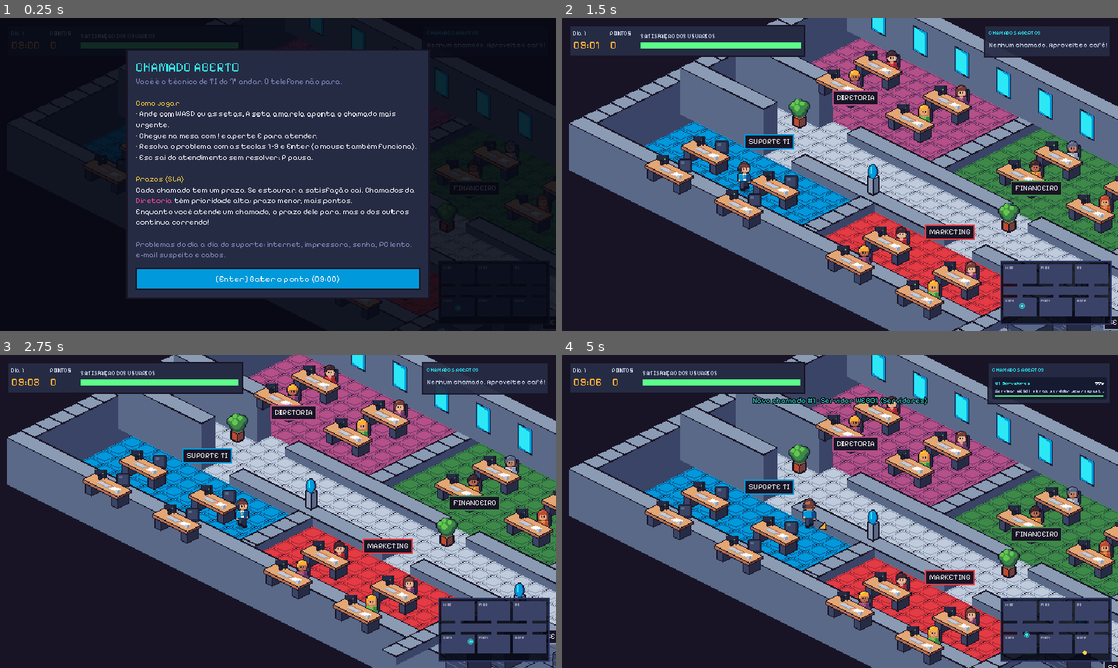
Above: before the commit, frames 1-4 (two rows, left to right).
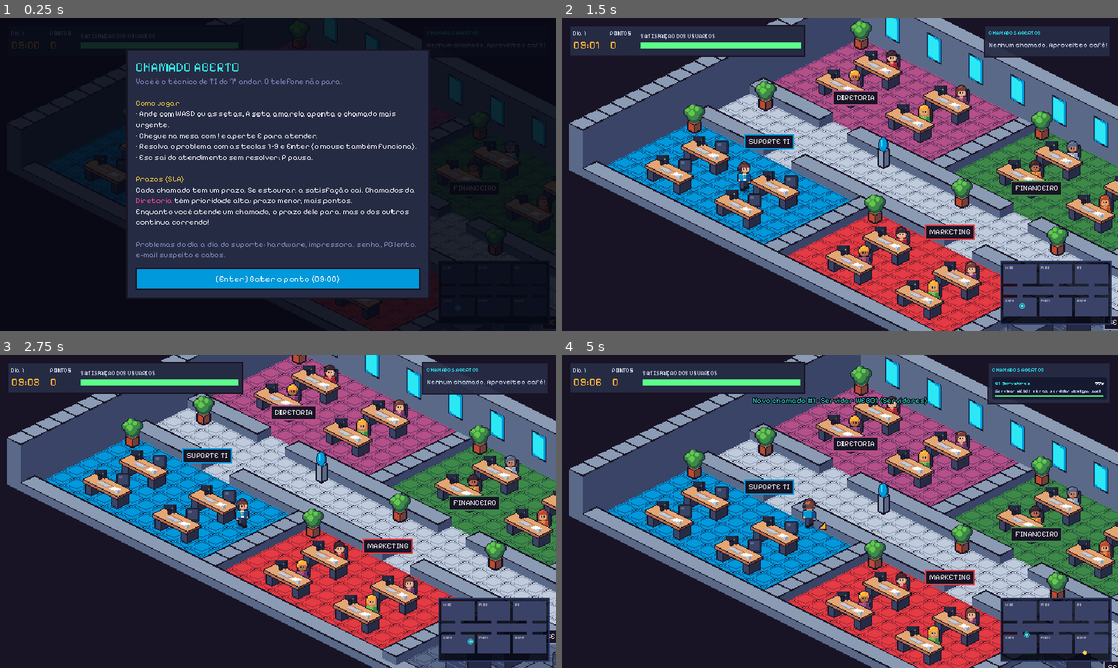
Above: after the commit, the same moments.

Repository: cimiano2/chamado-aberto
Game: Godot game, scene res://scenes/main.tscn
The game is run twice, just before and just after one commit, with the same random seed, the same clock (stepped at 60 frames per second) and the same inputs.
Inputs (mouse positions are in pixels of both pictures, inside the frame that each line leads up to):
- Up to frame 1 (0.25 s): no input
- Up to frame 2 (1.5 s): click "[Enter] Bater o ponto (09:00)" at 0.5 s; tap Enter at 1.25, 1.35 s; move the mouse to (962, 158) at 1.27 s; hold D from 1.28 s (still down); click (962, 158) at 1.42 s
- Up to frame 3 (2.75 s): tap Space at 1.52, 2.27 s; move the mouse to (166, 527) at 2.02 s; release D at 2.03 s; hold S from 2.03 s (still down); tap Keypad Enter at 2.1 s
- Up to frame 4 (5 s): move the mouse to (895, 442) at 2.77 s; release S at 2.78 s; hold D 2.78-3.5 s; tap P at 2.85 s; click "[Enter] Voltar ao trabalho" at 3.5 s; tap Space at 4.25, 4.52 s; move the mouse to (812, 574) at 4.27 s; hold W from 4.28 s (still down); tap E at 4.35 s; click (812, 574) at 4.42 s

The runs differ from the first frame. In frame 1, 0.3% of the frame differs, in the area x 12-91%, y 29-98%; in frame 2, 18%, in the area x 2-99%, y 0-100%; in frame 3, 17%; in frame 4, 18%.

Commit message:
Cenário revisado e chamado de hardware no lugar de redes
- Corrige paredes: só as do fundo do andar são altas; antes a borda da
  frente inteira virava parede alta e escondia as salas da frente
- Decoração encostada na parede do fundo do corredor e uma planta no
  canto de cada sala
- Testes de cenário: nada fora das salas, portas livres, toda mesa
  alcançável e nenhuma parede alta na frente
- Chamado de rede trocado por defeito de hardware (RAM, fonte, cabo de
  vídeo, cooler, bateria da placa-mãe, HD, teclado), adequado ao
  1º semestre
- tests/overview.gd renderiza o andar inteiro para revisão

Co-Authored-By: Claude Opus 5.5 <noreply@anthropic.com>
Claude-Session: https://claude.ai/code/session_01ULB8X8jtmR9iGJQHphwBcx

Diff:
--- a/scripts/helpdesk.gd
+++ b/scripts/helpdesk.gd
@@ -39,22 +39,24 @@
 
 
 # ====================================================================
-# Rede: cenários de diagnóstico (saída de comando → causa)
+# Hardware: sintoma → componente com defeito (conteúdo do 1º semestre)
 # ====================================================================
 
-const NETWORK := [
-	{"cause": "Cabo de rede desconectado ou solto", "fix": "Encaixar o cabo de rede (conector RJ45) até ouvir o clique.",
-	 "out": "C:\\> ipconfig\n\nAdaptador Ethernet:\n   Estado da mídia . . . : Mídia desconectada"},
-	{"cause": "Não recebeu IP do servidor DHCP", "fix": "Endereço 169.254.x.x é automático (APIPA): renovar com ipconfig /renew e checar o DHCP.",
-	 "out": "C:\\> ipconfig\n\nAdaptador Ethernet:\n   Endereço IPv4 . . . : 169.254.37.12\n   Gateway Padrão . . . :"},
-	{"cause": "Problema de DNS (nomes não resolvem)", "fix": "O IP responde, mas o nome não: corrigir o servidor DNS ou limpar o cache (ipconfig /flushdns).",
-	 "out": "C:\\> ping 8.8.8.8\nResposta de 8.8.8.8: tempo=14ms\n\nC:\\> ping google.com\nA solicitação ping não pôde encontrar o host google.com."},
-	{"cause": "Gateway configurado errado", "fix": "O gateway está fora da rede do PC: ajustar para 192.168.1.1.",
-	 "out": "C:\\> ipconfig\n   Endereço IPv4 . . . : 192.168.1.50\n   Gateway Padrão . . . : 192.168.2.1\n\nC:\\> ping 192.168.2.1\nHost de destino inacessível."},
-	{"cause": "Modo avião ligado (Wi-Fi desativado)", "fix": "Desligar o modo avião e reconectar ao Wi-Fi da empresa.",
-	 "out": "Configurações > Rede\n\n   Modo avião . . . : ATIVADO\n   Wi-Fi . . . . . . : desligado"},
-	{"cause": "IP duplicado na rede", "fix": "Dois equipamentos com o mesmo IP: deixar o PC pegar IP automático pelo DHCP.",
-	 "out": "Aviso do Windows:\n\n   Conflito de endereço IP detectado.\n   Outro dispositivo nesta rede está usando o\n   endereço IP 192.168.1.20."},
+const HARDWARE := [
+	{"part": "Memória RAM mal encaixada", "fix": "Desligar, tirar a memória, limpar os contatos com borracha e encaixar de novo até travar.",
+	 "symptom": "Liga, as ventoinhas giram, mas o PC dá vários BIPES e não aparece nada na tela."},
+	{"part": "Fonte de alimentação", "fix": "Conferir o cabo de força e a chave da fonte; se continuar, trocar a fonte.",
+	 "symptom": "Aperto o botão e não acontece NADA: nenhuma luz, nenhuma ventoinha, nenhum barulho."},
+	{"part": "Cabo de vídeo do monitor", "fix": "Encaixar firme o cabo HDMI/VGA no monitor e no PC e escolher a entrada certa no monitor.",
+	 "symptom": "O PC liga normal (luz acesa e ventoinha girando), mas o monitor diz \"Sem sinal\"."},
+	{"part": "Cooler sujo (superaquecimento)", "fix": "Limpar a poeira do cooler e das saídas de ar; conferir a pasta térmica.",
+	 "symptom": "O PC desliga sozinho depois de uns minutos e a lateral do gabinete fica muito quente."},
+	{"part": "Bateria da placa-mãe", "fix": "Trocar a bateria redonda (CR2032) da placa-mãe e acertar data e hora.",
+	 "symptom": "Toda vez que ligo, a data e a hora voltam para 01/01/2000."},
+	{"part": "HD com defeito", "fix": "Fazer backup URGENTE dos arquivos e trocar o HD (de preferência por um SSD).",
+	 "symptom": "O PC está lentíssimo para abrir arquivos e faz um barulho de \"tec... tec...\" lá dentro."},
+	{"part": "Teclado desconectado", "fix": "Reconectar o teclado na porta USB (ou trocar as pilhas, se for sem fio).",
+	 "symptom": "A tela de senha aparece, mas nenhuma tecla funciona e as luzes do teclado estão apagadas."},
 ]
 
 
--- a/scripts/main.gd
+++ b/scripts/main.gd
@@ -408,7 +408,7 @@
 Cada chamado tem um prazo. Se estourar, a satisfação cai. Chamados da [color=#ff4fa3]Diretoria[/color] têm prioridade alta: prazo menor, mais pontos.
 Enquanto você atende um chamado, o prazo [b]dele[/b] para, mas o dos outros continua correndo!
 
-[color=#8592c4]Problemas do dia a dia do suporte: internet, impressora, senha, PC lento, e-mail suspeito e cabos.[/color]"""
+[color=#8592c4]Problemas do dia a dia do suporte: hardware, impressora, senha, PC lento, e-mail suspeito e cabos.[/color]"""
 	_overlay_button.text = "[Enter] Bater o ponto (09:00)"
 	_overlay.visible = true
 
--- a/scripts/office_map.gd
+++ b/scripts/office_map.gd
@@ -15,11 +15,11 @@
 ## Salas alinhadas à grade (12 x 7 ladrilhos cada).
 var rooms: Array[Dictionary] = [
 	{"name": "DIRETORIA", "rect": Rect2(64, 64, 768, 448), "floor": "diretoria", "kinds": ["password", "phishing", "printer", "cables"], "priority": true},
-	{"name": "FINANCEIRO", "rect": Rect2(896, 64, 768, 448), "floor": "financeiro", "kinds": ["printer", "network", "password", "slow"], "priority": false},
+	{"name": "FINANCEIRO", "rect": Rect2(896, 64, 768, 448), "floor": "financeiro", "kinds": ["printer", "hardware", "password", "slow"], "priority": false},
 	{"name": "RH", "rect": Rect2(1728, 64, 768, 448), "floor": "rh", "kinds": ["password", "phishing", "printer", "slow"], "priority": false},
 	{"name": "SUPORTE TI", "rect": Rect2(64, 832, 768, 448), "floor": "suporte", "kinds": [], "priority": false},
-	{"name": "MARKETING", "rect": Rect2(896, 832, 768, 448), "floor": "marketing", "kinds": ["slow", "cables", "network", "phishing"], "priority": false},
-	{"name": "SERVIDORES", "rect": Rect2(1728, 832, 768, 448), "floor": "servidores", "kinds": ["network", "slow"], "priority": false},
+	{"name": "MARKETING", "rect": Rect2(896, 832, 768, 448), "floor": "marketing", "kinds": ["slow", "cables", "hardware", "phishing"], "priority": false},
+	{"name": "SERVIDORES", "rect": Rect2(1728, 832, 768, 448), "floor": "servidores", "kinds": ["hardware", "slow"], "priority": false},
 ]
 var hall := Rect2(64, 576, 2432, 192)
 var world_rect := Rect2(0, 0, 2560, 1344)
@@ -133,15 +133,19 @@
 				desks.append(d)
 	floors.append(hall)
 	floors.append_array(doors)
-	# decoração no corredor (também bloqueia)
-	for x in [320.0, 1280.0, 2240.0]:
-		var c := Vector2(x, hall.position.y + 26)
+	# decoração encostada na parede do fundo do corredor, entre as portas (também bloqueia)
+	for item in [["plant", 160.0], ["cooler", 700.0], ["plant", 1060.0], ["plant", 1500.0],
+			["cooler", 1880.0], ["plant", 2380.0]]:
+		var c := Vector2(item[1], hall.position.y + 22)
+		props.append({"kind": item[0], "center": c})
+		obstacles.append(Rect2(c - Vector2(16, 16), Vector2(32, 32)))
+	# uma planta no canto do fundo de cada sala
+	for room in rooms:
+		if room.name == "SERVIDORES":
+			continue   # ficaria escondida atrás dos racks
+		var c: Vector2 = room.rect.position + Vector2(36, 36)
 		props.append({"kind": "plant", "center": c})
-		obstacles.append(Rect2(c - Vector2(16, 16), Vector2(32, 32)))
-	for x in [800.0, 1760.0]:
-		var c := Vector2(x, hall.end.y - 24)
-		props.append({"kind": "cooler", "center": c})
-		obstacles.append(Rect2(c - Vector2(14, 14), Vector2(28, 28)))
+		obstacles.append(Rect2(c - Vector2(18, 18), Vector2(36, 36)))
 	_build_walls()
 
 
@@ -157,11 +161,21 @@
 			if tx < cols:
 				var c := Vector2(tx * g + g / 2, ty * g + g / 2)
 				solid = not _in_floor(c)
-			if solid and run_start < 0:
+			if solid and run_start >= 0 and tx == 1:
+				# a coluna da borda oeste fica num bloco separado (só ela é alta)
+				walls.append(Rect2(0, ty * g, g, g))
+				run_start = 1
+			elif solid and run_start < 0:
 				run_start = tx
 			elif not solid and run_start >= 0:
 				walls.append(Rect2(run_start * g, ty * g, (tx - run_start) * g, g))
 				run_start = -1
+
+
+## Paredes do fundo (borda norte e coluna oeste) são altas; as da frente são baixas
+## para nunca esconder o que está dentro das salas.
+func is_back_wall(w: Rect2) -> bool:
+	return w.position.y < 64 or (w.position.x < 64 and w.size.x <= 64)
 
 
 func _in_floor(p: Vector2) -> bool:
@@ -220,7 +234,7 @@
 	var sorted := walls.duplicate()
 	sorted.sort_custom(func(a, b): return a.get_center().x + a.get_center().y < b.get_center().x + b.get_center().y)
 	for w in sorted:
-		var high: bool = w.position.y < 64 or w.position.x < 64
+		var high := is_back_wall(w)
 		_iso_box(ci, w, WALL_HIGH if high else WALL_LOW, C_WALL_TOP, C_WALL_L, C_WALL_R)
 		if high and w.position.y < 64:
 			_draw_windows(ci, w)
--- /dev/null
+++ b/scripts/tasks/task_hardware.gd
@@ -0,0 +1,77 @@
+extends TaskBase
+## "O PC não liga direito": ler o sintoma e descobrir qual peça está com problema (2 casos).
+
+const ROUNDS := 2
+
+var round_i := 0
+var scenario: Dictionary
+var options: Array[String] = []
+var _used: Array[int] = []
+var _symptom: Label
+var _choices: VBoxContainer
+var _round_label: Label
+
+
+func _init() -> void:
+	task_title = "Defeito de hardware"
+	explain = "Leia o que o usuário descreveu e descubra qual peça do computador está causando o problema."
+
+
+func build() -> void:
+	_round_label = make_label("", &"MutedLabel")
+	add_child(_round_label)
+	var card := PanelContainer.new()
+	var style := StyleBoxFlat.new()
+	style.bg_color = Color("fee761")
+	style.border_color = Color("181425")
+	style.set_border_width_all(3)
+	style.set_content_margin_all(14)
+	card.add_theme_stylebox_override("panel", style)
+	add_child(card)
+	_symptom = make_label("", &"", 19, Color("181425"))
+	_symptom.custom_minimum_size = Vector2(760, 60)
+	_symptom.autowrap_mode = TextServer.AUTOWRAP_WORD_SMART
+	card.add_child(_symptom)
+	add_child(make_label("Qual peça está com problema?", &"HeadingLabel"))
+	_choices = VBoxContainer.new()
+	_choices.add_theme_constant_override("separation", 6)
+	add_child(_choices)
+	_new_round()
+
+
+func _new_round() -> void:
+	var idx := rng.randi() % Helpdesk.HARDWARE.size()
+	while _used.has(idx):
+		idx = rng.randi() % Helpdesk.HARDWARE.size()
+	_used.append(idx)
+	scenario = Helpdesk.HARDWARE[idx]
+	_symptom.text = "Sintoma: " + scenario.symptom
+	_round_label.text = "Caso %d de %d" % [round_i + 1, ROUNDS]
+	options = [scenario.part]
+	var others := Helpdesk.HARDWARE.filter(func(s): return s.part != scenario.part)
+	Helpdesk.shuffle(others, rng)
+	for k in 3:
+		options.append(others[k].part)
+	Helpdesk.shuffle(options, rng)
+	for c in _choices.get_children():
+		c.queue_free()
+	clear_hotkeys()
+	for i in options.size():
+		var b := make_button(options[i], _on_pick.bind(i), true)
+		b.alignment = HORIZONTAL_ALIGNMENT_LEFT
+		_choices.add_child(b)
+
+
+func _on_pick(i: int) -> void:
+	if is_solved:
+		return
+	if options[i] != scenario.part:
+		var wrong_one: Dictionary = Helpdesk.HARDWARE.filter(func(s): return s.part == options[i])[0]
+		wrong("Não é isso. \"%s\" daria outro sintoma: %s" % [options[i], wrong_one.symptom.to_lower()])
+		return
+	round_i += 1
+	if round_i >= ROUNDS:
+		solve("%s. %s" % [scenario.part, scenario.fix])
+	else:
+		say("Certo! %s" % scenario.fix)
+		_new_round()
--- a/scripts/tasks/task_network.gd
+++ /dev/null
@@ -1,75 +0,0 @@
-extends TaskBase
-## "Estou sem internet": ler a saída do diagnóstico e apontar a causa (2 casos).
-
-const ROUNDS := 2
-
-var round_i := 0
-var scenario: Dictionary
-var options: Array[String] = []
-var _used: Array[int] = []
-var _output: Label
-var _choices: VBoxContainer
-var _round_label: Label
-
-
-func _init() -> void:
-	task_title = "Diagnóstico de rede"
-	explain = "Leia o resultado dos comandos no PC do usuário e escolha a causa do problema."
-
-
-func build() -> void:
-	_round_label = make_label("", &"MutedLabel")
-	add_child(_round_label)
-	var term := PanelContainer.new()
-	var style := StyleBoxFlat.new()
-	style.bg_color = Color("0b0b12")
-	style.border_color = Color("3a4466")
-	style.set_border_width_all(3)
-	style.set_content_margin_all(12)
-	term.add_theme_stylebox_override("panel", style)
-	add_child(term)
-	_output = make_label("", &"", 17, Color("63c74d"))
-	_output.custom_minimum_size = Vector2(760, 120)
-	term.add_child(_output)
-	add_child(make_label("Qual é a causa?", &"HeadingLabel"))
-	_choices = VBoxContainer.new()
-	_choices.add_theme_constant_override("separation", 6)
-	add_child(_choices)
-	_new_round()
-
-
-func _new_round() -> void:
-	var idx := rng.randi() % Helpdesk.NETWORK.size()
-	while _used.has(idx):
-		idx = rng.randi() % Helpdesk.NETWORK.size()
-	_used.append(idx)
-	scenario = Helpdesk.NETWORK[idx]
-	_output.text = scenario.out
-	_round_label.text = "Caso %d de %d" % [round_i + 1, ROUNDS]
-	options = [scenario.cause]
-	var others := Helpdesk.NETWORK.filter(func(s): return s.cause != scenario.cause)
-	Helpdesk.shuffle(others, rng)
-	for k in 3:
-		options.append(others[k].cause)
-	Helpdesk.shuffle(options, rng)
-	for c in _choices.get_children():
-		c.queue_free()
-	clear_hotkeys()
-	for i in options.size():
-		var b := make_button(options[i], _on_pick.bind(i), true)
-		b.alignment = HORIZONTAL_ALIGNMENT_LEFT
-		_choices.add_child(b)
-
-
-func _on_pick(i: int) -> void:
-	if is_solved:
-		return
-	if options[i] != scenario.cause:
-		wrong("Não é isso. Olhe de novo a saída: o que ela mostra de diferente?")
-		return
-	round_i += 1
-	if round_i >= ROUNDS:
-		solve("%s. %s" % [scenario.cause, scenario.fix])
-	else:
-		say("Certo! %s" % scenario.fix)
-		_new_round()
--- a/scripts/ticket_system.gd
+++ b/scripts/ticket_system.gd
@@ -15,9 +15,9 @@
 
 ## Tipos de chamado → script do minijogo e frases dos usuários (e dos alertas de servidor).
 const TYPES := {
-	"network": {"task": "res://scripts/tasks/task_network.gd", "titles": [
-		"Estou sem internet", "A rede caiu só aqui na minha mesa", "O sistema web não abre de jeito nenhum"],
-		"server_titles": ["Alerta: servidor sem resposta na rede", "Alerta: perda de conexão com o servidor"]},
+	"hardware": {"task": "res://scripts/tasks/task_hardware.gd", "titles": [
+		"Meu PC não liga direito", "O computador está apitando", "A tela fica preta e não aparece nada"],
+		"server_titles": ["Alerta: servidor desligou sozinho", "Alerta: servidor reiniciando sem parar"]},
 	"printer": {"task": "res://scripts/tasks/task_printer.gd", "titles": [
 		"A impressora não imprime", "Mandei imprimir e nada saiu", "A impressora está piscando uma luz laranja"]},
 	"password": {"task": "res://scripts/tasks/task_password.gd", "titles": [
--- /dev/null
+++ b/tests/overview.gd
@@ -0,0 +1,36 @@
+extends SceneTree
+## Renderiza o andar inteiro numa imagem (revisão de cenário):
+##   godot --path . -s tests/overview.gd -- <saida.png>
+
+func _init() -> void:
+	var out: String = OS.get_cmdline_user_args()[0]
+	var vp := SubViewport.new()
+	vp.canvas_item_default_texture_filter = Viewport.DEFAULT_CANVAS_ITEM_TEXTURE_FILTER_NEAREST
+	vp.render_target_update_mode = SubViewport.UPDATE_ALWAYS
+	root.add_child(vp)
+	var map: OfficeMap = load("res://scripts/office_map.gd").new()
+	vp.add_child(map)
+	await process_frame
+	var b := map.iso_bounds()
+	vp.size = Vector2i(b.size)
+	var cam := Camera2D.new()
+	cam.position = b.get_center()
+	vp.add_child(cam)
+	cam.make_current()
+	# marca obstáculos (vermelho) e pontos de atendimento (verde) por cima
+	var dbg := Node2D.new()
+	dbg.z_index = 10
+	dbg.draw.connect(func():
+		for o in map.obstacles:
+			var pts := PackedVector2Array([OfficeMap.iso(o.position), OfficeMap.iso(Vector2(o.end.x, o.position.y)), OfficeMap.iso(o.end), OfficeMap.iso(Vector2(o.position.x, o.end.y)), OfficeMap.iso(o.position)])
+			dbg.draw_polyline(pts, Color(1, 0, 0, 0.9), 1.0)
+		for d in map.desks:
+			dbg.draw_circle(OfficeMap.iso(d.pos), 2, Color(0, 1, 0)))
+	vp.add_child(dbg)
+	for i in 6: await process_frame
+	await RenderingServer.frame_post_draw
+	var img := vp.get_texture().get_image()
+	img.resize(img.get_width() * 2, img.get_height() * 2, Image.INTERPOLATE_NEAREST)
+	img.save_png(out)
+	print("salvo ", out, " ", img.get_size())
+	quit()
--- a/tests/test_game.gd
+++ b/tests/test_game.gd
@@ -28,6 +28,48 @@
 			check(false, "ponto de atendimento caminhável: %s" % d.employee)
 	check(map.is_walkable(Rect2(OfficeMap.START + Player.FEET.position, Player.FEET.size)), "posição inicial caminhável")
 	check(not map.is_walkable(Rect2(Vector2(850, 300), Vector2(28, 14))), "parede entre salas bloqueia")
+
+	# ---- cenário: objetos dentro do piso, portas livres, mesas alcançáveis
+	var outside := []
+	for o in map.obstacles:
+		for corner in [o.position, Vector2(o.end.x, o.position.y), Vector2(o.position.x, o.end.y), o.end]:
+			if not map._in_floor(corner):
+				outside.append(o)
+				break
+	check(outside.is_empty(), "nenhum objeto fora das salas/corredor %s" % [outside])
+	var blocked_doors := []
+	for d in map.doors:
+		for o in map.obstacles:
+			if o.intersects(d.grow(8)):
+				blocked_doors.append(d)
+	check(blocked_doors.is_empty(), "nenhuma porta bloqueada %s" % [blocked_doors])
+	# parede alta só na borda norte ou como bloco único da coluna oeste
+	# (o erro antigo: uma faixa de 2560 un. na borda da frente começando em x=0 virava parede alta)
+	var bad_walls := map.walls.filter(func(w): return map.is_back_wall(w) and not (w.position.y < 64 or (w.position.x < 64 and w.size.x <= 64)))
+	var front_tall := map.walls.filter(func(w): return map.is_back_wall(w) and w.position.y >= map.world_rect.end.y - 64 and w.size.x > 64)
+	check(bad_walls.is_empty() and front_tall.is_empty(), "parede alta só no fundo do andar (nenhuma na frente)")
+	# busca em largura numa grade de 16 un. a partir da sala do suporte
+	var step := 16.0
+	var seen := {}
+	var queue: Array[Vector2] = [OfficeMap.START.snapped(Vector2(step, step))]
+	seen[queue[0]] = true
+	while not queue.is_empty():
+		var p: Vector2 = queue.pop_back()
+		for dv in [Vector2(step, 0), Vector2(-step, 0), Vector2(0, step), Vector2(0, -step)]:
+			var q: Vector2 = p + dv
+			if not seen.has(q) and map.is_walkable(Rect2(q + Player.FEET.position, Player.FEET.size)):
+				seen[q] = true
+				queue.append(q)
+	var unreachable := []
+	for d in map.desks:
+		var ok := false
+		for k in seen:
+			if k.distance_to(d.pos) < 60.0:
+				ok = true
+				break
+		if not ok:
+			unreachable.append(d.employee)
+	check(unreachable.is_empty(), "todas as %d mesas com chamado são alcançáveis %s" % [map.desks.size(), unreachable])
 
 	# ---- sistema de chamados
 	var ts: TicketSystem = main.tickets
@@ -98,10 +140,10 @@
 ## Resolve o minijogo apertando as teclas, com um erro proposital antes da resposta certa.
 func _solve(task: TaskBase, kind: String) -> bool:
 	match kind:
-		"network":
+		"hardware":
 			var first := true
 			while not task.is_solved:
-				var good: int = task.options.find(task.scenario.cause)
+				var good: int = task.options.find(task.scenario.part)
 				if first:
 					_key(task, (good + 1) % 4)
 					first = false
--- a/tests/test_logic.gd
+++ b/tests/test_logic.gd
@@ -28,11 +28,11 @@
 	check(Helpdesk.password_problems("souzaFarol9!", name).has("contém o nome do usuário (\"souza\")"), "detecta sobrenome dentro da senha")
 
 	# --- dados dos chamados são consistentes
-	var causes := {}
-	for s in Helpdesk.NETWORK:
-		causes[s.cause] = true
-		check(s.out != "" and s.fix != "", "rede: cenário '%s' tem saída e solução" % s.cause)
-	check(causes.size() == Helpdesk.NETWORK.size() and causes.size() >= 4, "rede: causas distintas (precisa de 4 opções)")
+	var parts := {}
+	for s in Helpdesk.HARDWARE:
+		parts[s.part] = true
+		check(s.symptom != "" and s.fix != "", "hardware: caso '%s' tem sintoma e solução" % s.part)
+	check(parts.size() == Helpdesk.HARDWARE.size() and parts.size() >= 4, "hardware: peças distintas (precisa de 4 opções)")
 	check(Helpdesk.EMAILS.filter(func(e): return e.phish).size() >= 2 and Helpdesk.EMAILS.filter(func(e): return not e.phish).size() >= 1, "e-mails: há golpes e legítimos suficientes")
 	for e in Helpdesk.EMAILS:
 		if e.phish:
Binary file added: docs/andar.png
Binary file changed: docs/jogo.png
Binary file changed: docs/minijogo.png
